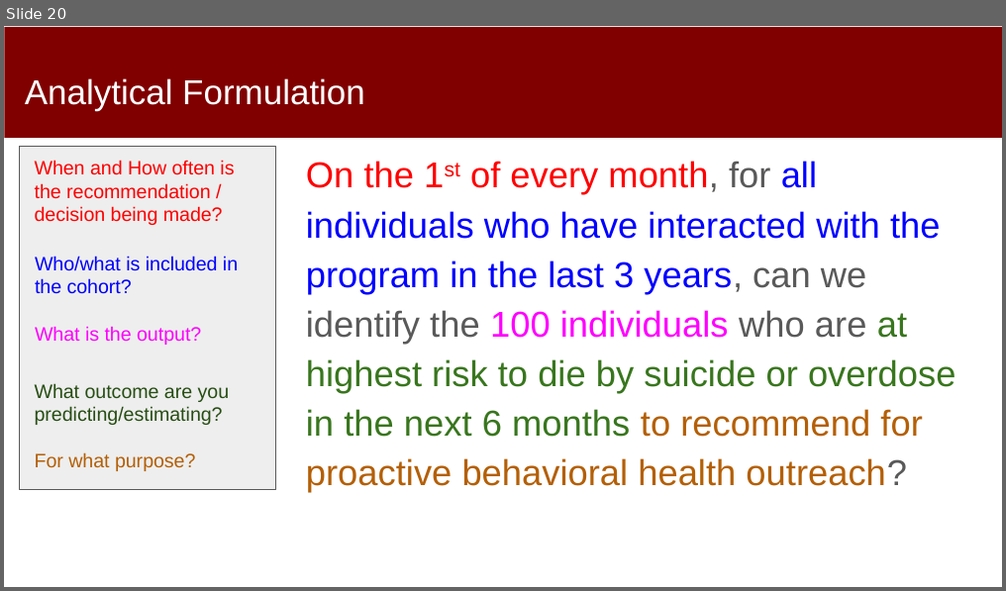
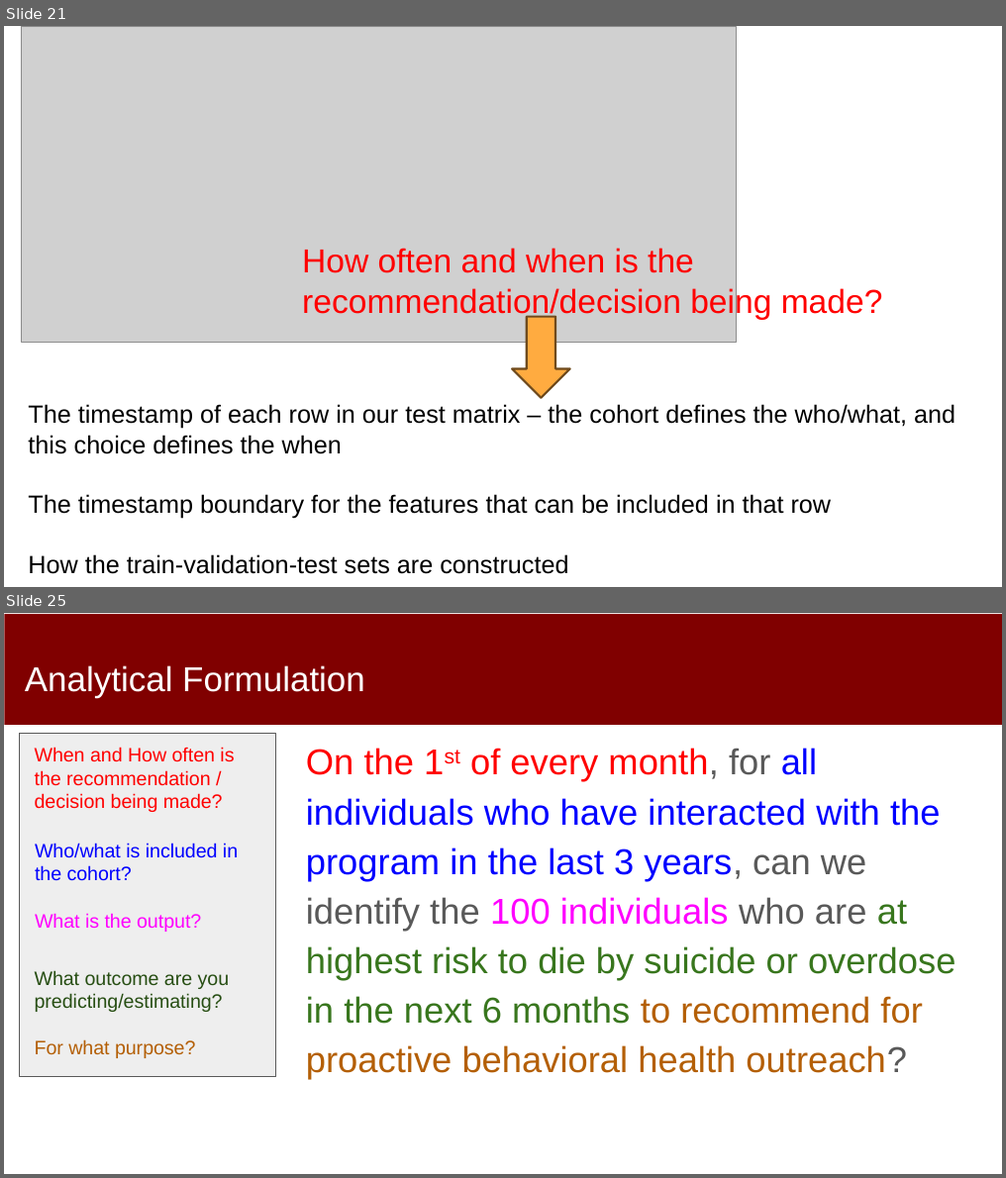
Before and after one commit to dssg/MLinPractice, a slide deck: Lectures/Lecture4-Formulation.pptx. Shown one above the other, each under a label of ours: slide 20 before the commit, slides 21 and 25 after it; the slides between them are not shown. The pictures are 1006x591 and 1006x1178 pixels, drawn with LibreOffice and Linux fonts; fonts in the diff are those of the drawing; grey boxes stand for pictures. Boxes give left, top, right and bottom in pixels: in the first picture for what was removed or moved away, otherwise in the second. Text is boxed around its words. In the diff, an @@ line names an element or a change of style, - is before the commit and + after.

```diff
--- a/Lectures/Lecture4-Formulation.pptx
+++ b/Lectures/Lecture4-Formulation.pptx
@@ slide 21 added at [4, 26, 1002, 587], background #FFFFFF @@
@@ picture added at [21, 26, 737, 342] @@
@@ text added at [302, 248, 883, 320], 32 pt, text #FF0000 @@
+How often and when is the recommendation/decision being made?
@@ down arrow added at [512, 316, 570, 398], fill #FFAB40, outline #704B1C 2 pt @@
@@ text added at [28, 404, 955, 574], 24 pt, text #000000 @@
+The timestamp of each row in our test matrix – the cohort defines the who/what, and this choice defines the when
+The timestamp boundary for the features that can be included in that row
+How the train-validation-test sets are constructed
@@ what was slide 20 is now slide 25 @@
```
Also in this commit, not shown: 4 slides changed, 4 other slides added, 1 other file.
